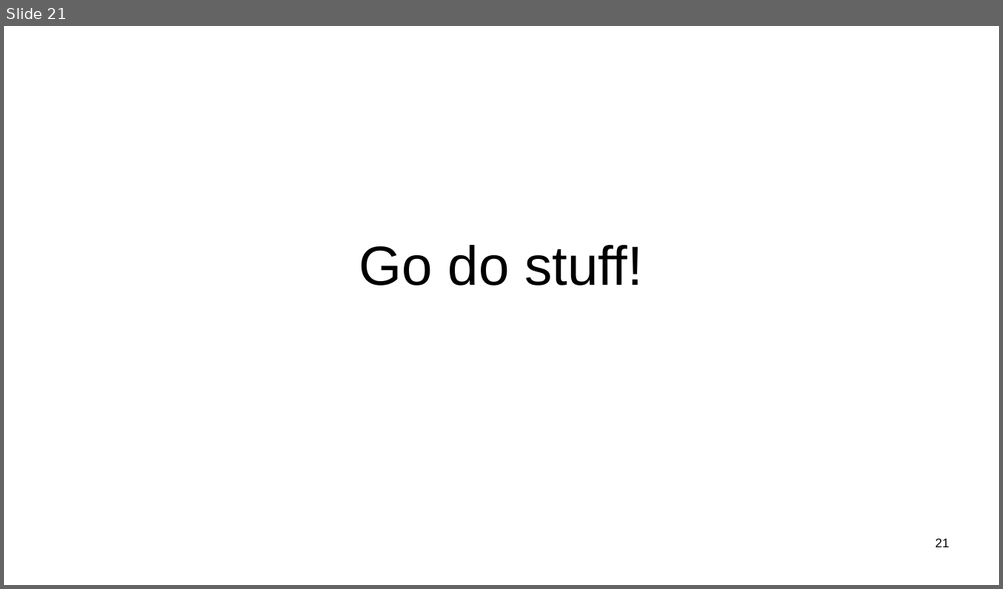
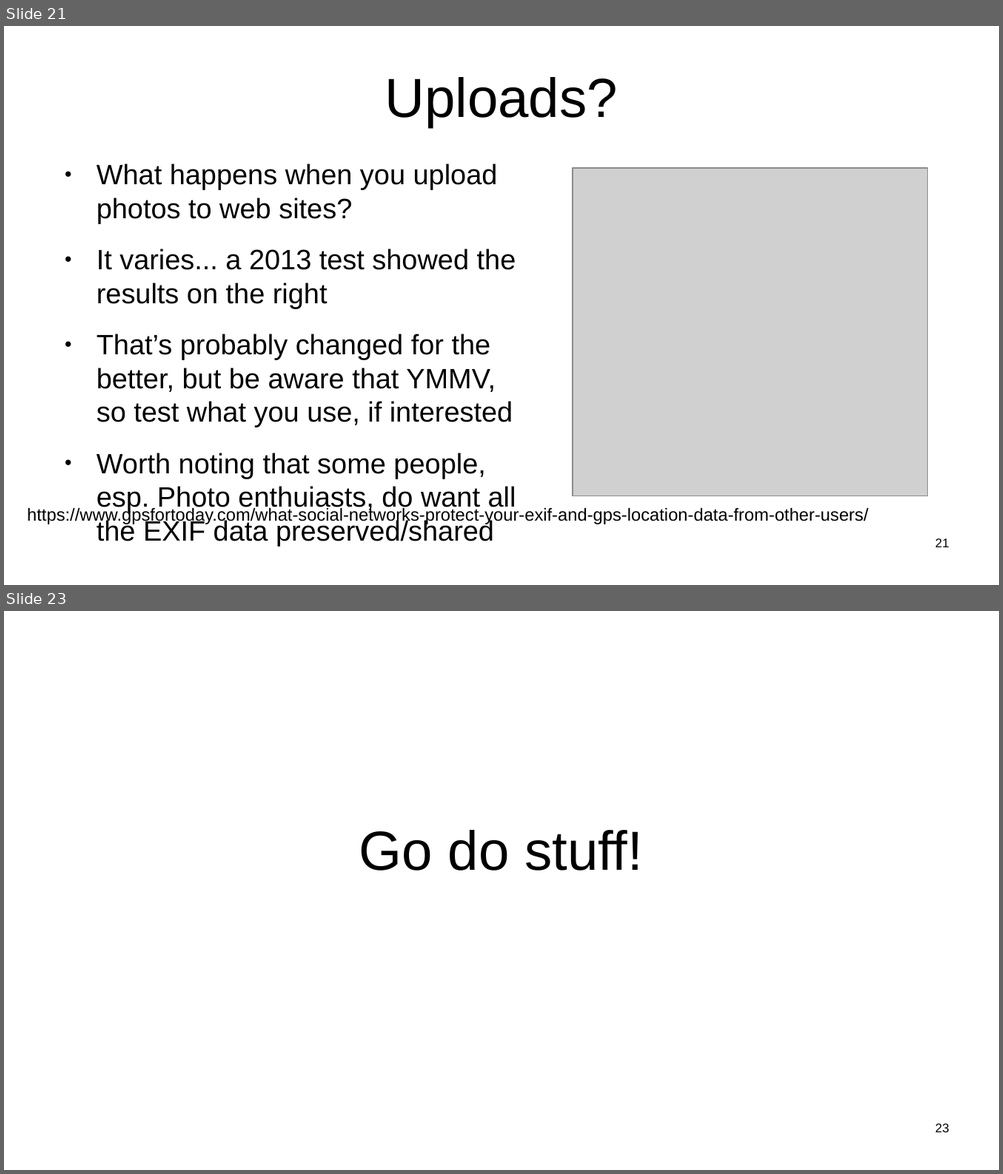
Before and after one commit to sftcd/witidtm, a slide deck: lectures/2022-2023/labs.odp. Shown one above the other, each under a label of ours: slide 21 before the commit, slides 21 and 23 after it; the slides between them are not shown. The pictures are 1003x589 and 1003x1174 pixels, drawn with LibreOffice and Linux fonts; fonts in the diff are those of the drawing; grey boxes stand for pictures. Boxes give left, top, right and bottom in pixels: in the first picture for what was removed or moved away, otherwise in the second. Text is boxed around its words. In the diff, an @@ line names an element or a change of style, - is before the commit and + after.

```diff
--- a/lectures/2022-2023/labs.odp
+++ b/lectures/2022-2023/labs.odp
@@ slide 21 added at [4,26,999,585], background #FFFFFF @@
@@ title added at [384,77,617,127], 44 pt, text #000000 @@
+Uploads?
@@ text added at [96,164,516,546], 22.4 pt, text #000000 @@
+● What happens when you upload photos to web sites?
+● It varies... a 2013 test showed the results on the right
+● That’s probably changed for the better, but be aware that YMMV, so test what you use, if interested
+● Worth noting that some people, esp. Photo enthuiasts, do want all the EXIF data preserved/shared
@@ picture added at [572,167,928,496] @@
@@ text added at [27,507,868,542], 14 pt, text #000000 @@
+https://www.gpsfortoday.com/what-social-networks-protect-your-exif-and-gps-location-data-from-other-users/
@@ page number added at [935,539,949,548], 10 pt, text #000000 @@
+21
@@ what was slide 21 is now slide 23 @@
@@ page number at [935,1124,949,1133]: text changed @@
-21
+23
```
Also in this commit, not shown: 4 slides changed, 1 other slide added, 1 other file.
